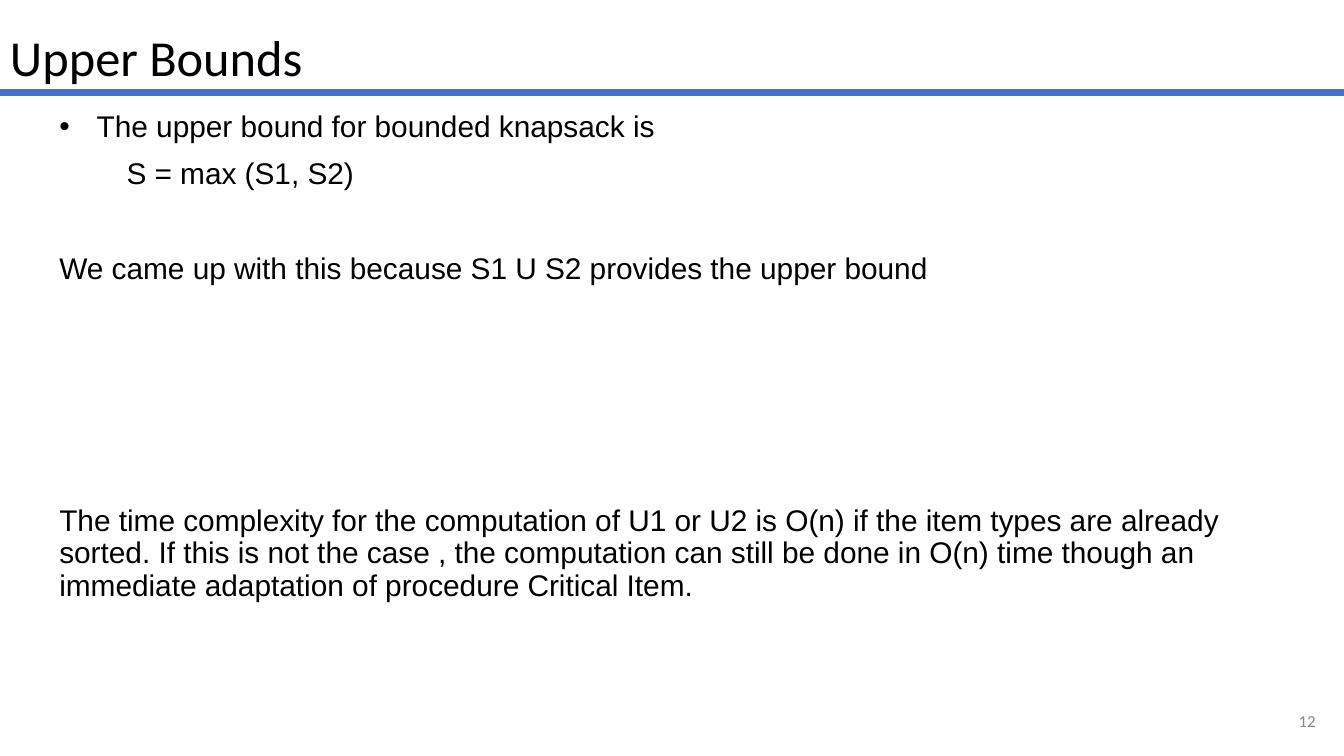
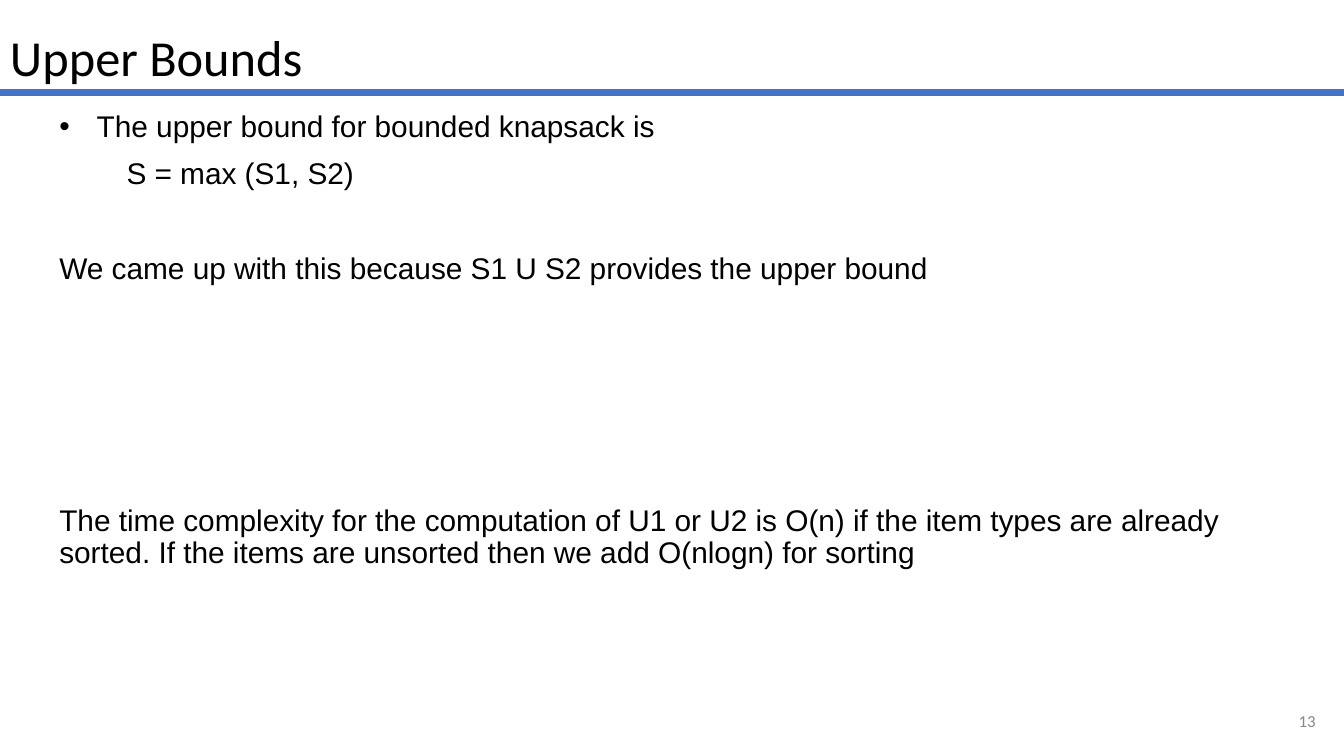
Before and after one commit to woodmatm/NP-Project, a slide deck: slide 13 of NP-Complete Max Knapsack.pptx (slide 12 before the commit). Drawn at 1344x756 pixels with LibreOffice and Linux fonts; fonts in the diff are those of the drawing. Boxes give left, top, right and bottom in pixels: in the first picture for what was removed or moved away, otherwise in the second. Text is boxed around its words. In the diff, an @@ line names an element or a change of style, - is before the commit and + after.

```diff
--- a/NP-Complete Max Knapsack.pptx
+++ b/NP-Complete Max Knapsack.pptx
@@ text at [59,509,1219,569]: text changed @@
-The time complexity for the computation of U1 or U2 is O(n) if the item types are already sorted. If this is not the case , the computation can still be done in O(n) time though an immediate adaptation of procedure Critical Item.
+The time complexity for the computation of U1 or U2 is O(n) if the item types are already sorted. If the items are unsorted then we add O(nlogn) for sorting
@@ page number at [1299,716,1316,727]: text changed @@
-12
+13
```
Also in this commit, not shown: 4 other slides changed, 1 slide added.
